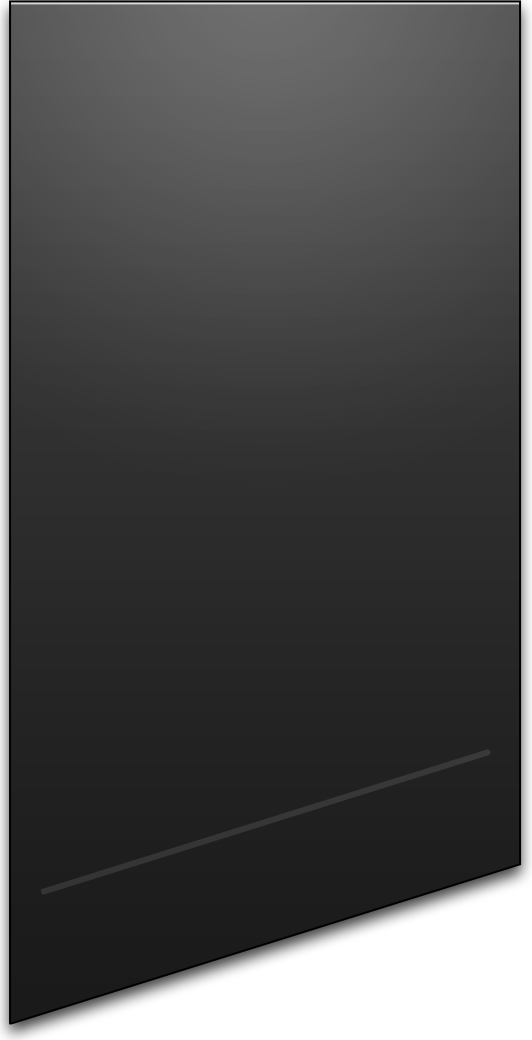
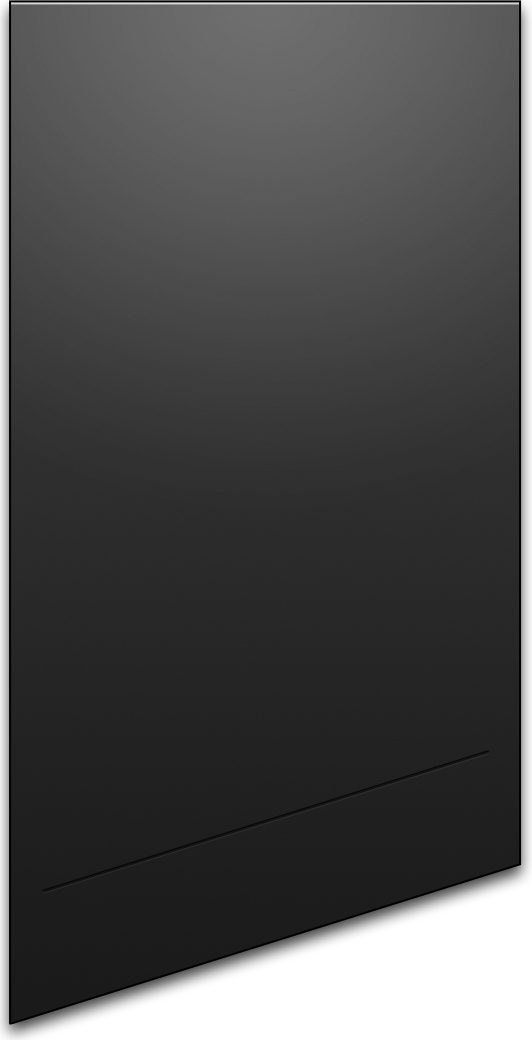
Before/after of a 532 x 1040 layered artwork. What changed in the layer stack:
"Seperator": opacity 10% → 100%, painted on it over (x1=42, y1=751, x2=489, y2=893)
added layer "Highlight" above "Background" over (x1=11, y1=13, x2=519, y2=495)
painted on "Background" over (x1=11, y1=13, x2=519, y2=895)
